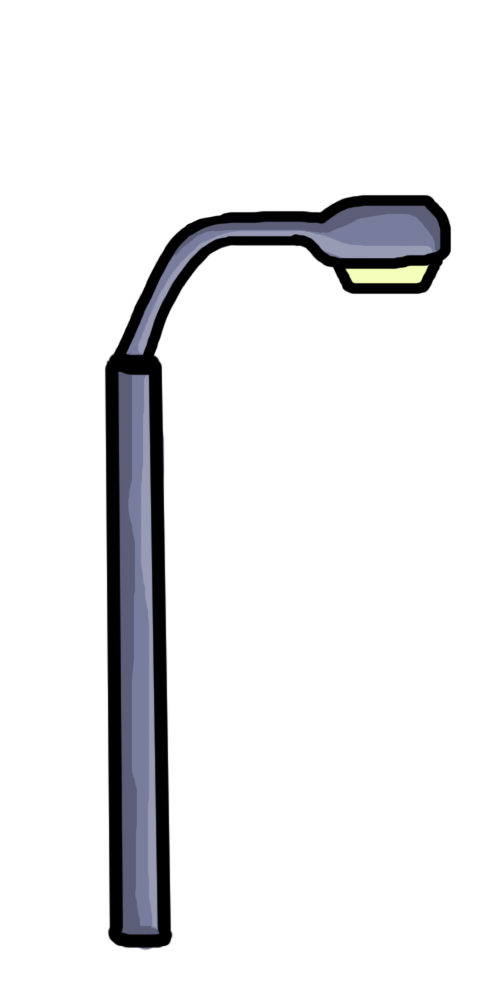
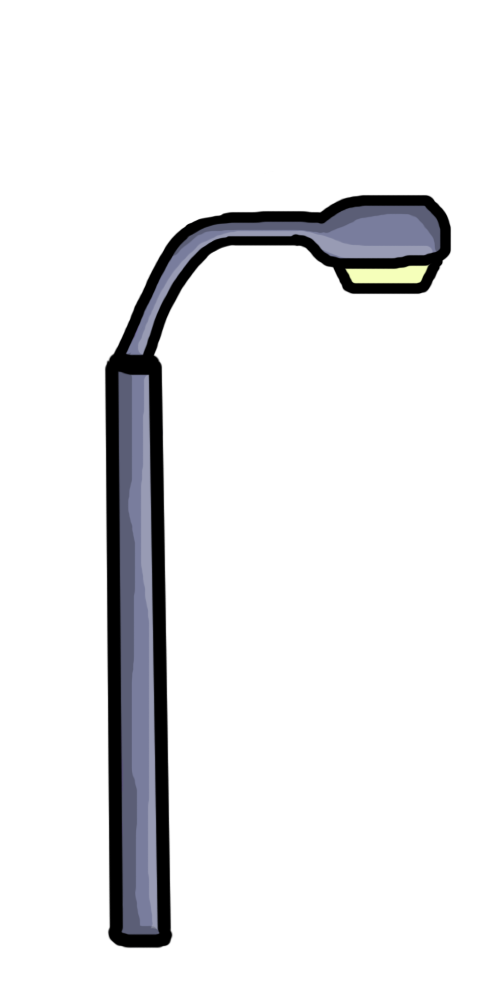
Comparing the layer stacks of the two 500×1000 images. Changes:
painted on "bg" over left=138, top=430, right=165, bottom=951
